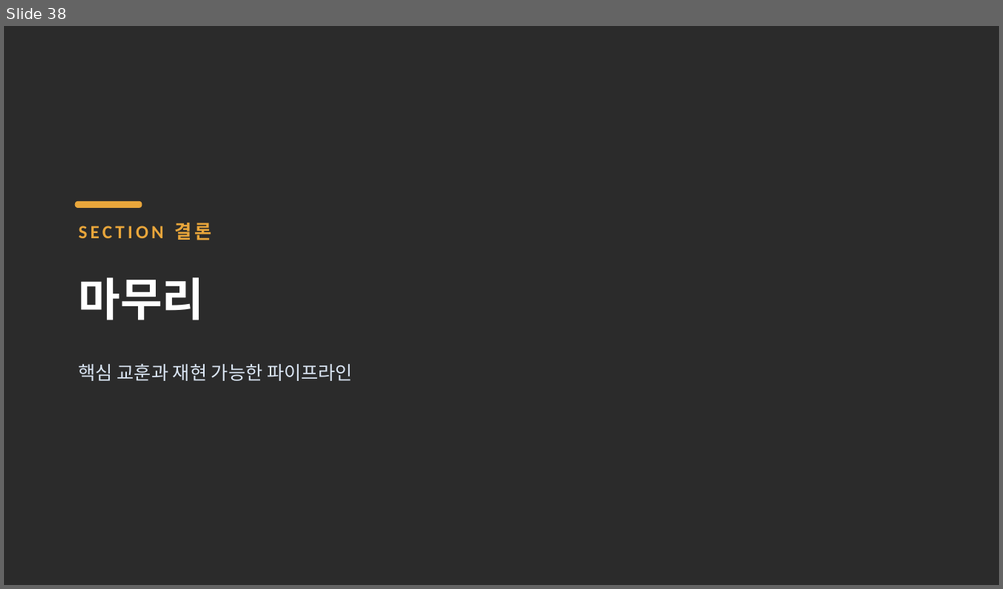
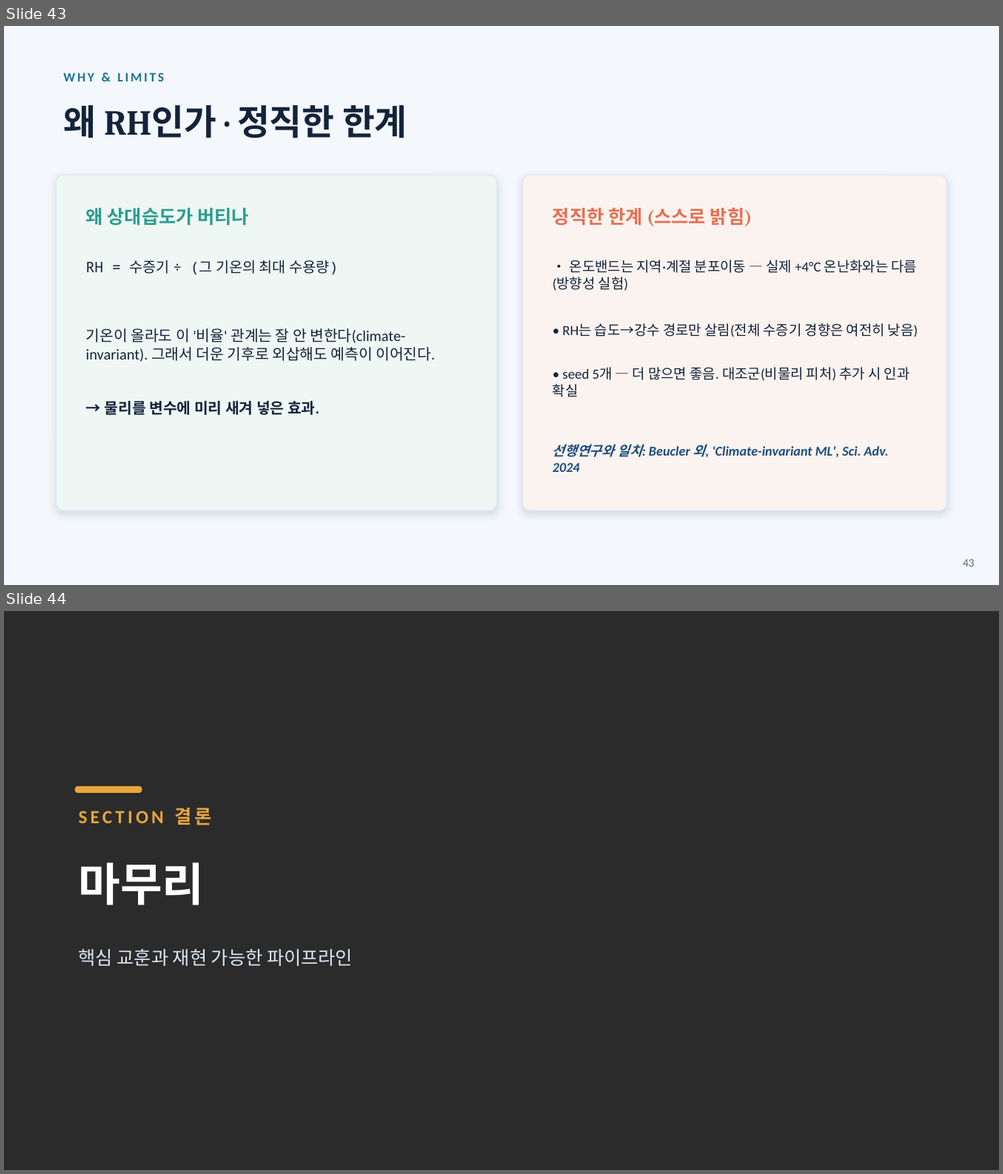
Before and after one commit to ohmycoding1/climsim, a slide deck: presentations/ClimSim_전처리분석.pptx. Shown one above the other, each under a label of ours: slide 38 before the commit, slides 43 and 44 after it. The pictures are 1003x589 and 1003x1174 pixels, drawn with LibreOffice and Linux fonts; fonts in the diff are those of the drawing; background and template pictures are left out; a plain dark background stands for a picture behind light text. Boxes give left, top, right and bottom in pixels: in the first picture for what was removed or moved away, otherwise in the second. Text is boxed around its words. In the diff, an @@ line names an element or a change of style, - is before the commit and + after.

```diff
--- a/presentations/ClimSim_전처리분석.pptx
+++ b/presentations/ClimSim_전처리분석.pptx
@@ slide 43 added at (x1=4, y1=26, x2=999, y2=585), background #F4F7FB @@
@@ text added at (x1=63, y1=73, x2=164, y2=82), 12.5 pt, text #1C7293, bold @@
+WHY & LIMITS
@@ text added at (x1=63, y1=105, x2=407, y2=138), 34 pt, text #13233A, bold @@
+왜 RH인가 · 정직한 한계
@@ rounded rectangle added at (x1=57, y1=175, x2=496, y2=511), fill #EFF7F4, outline #E2E9F1 1 pt @@
@@ rounded rectangle added at (x1=523, y1=175, x2=946, y2=511), fill #FBF3EF, outline #E2E9F1 1 pt @@
@@ text added at (x1=86, y1=208, x2=435, y2=415), 14.5 pt, text #13233A @@
+왜 상대습도가 버티나
+RH = 수증기 ÷ (그 기온의 최대 수용량)
+기온이 올라도 이 '비율' 관계는 잘 안 변한다(climate-invariant). 그래서 더운 기후로 외삽해도 예측이 이어진다.
+→ 물리를 변수에 미리 새겨 넣은 효과.
@@ text added at (x1=552, y1=207, x2=918, y2=472), 13.5 pt, text #13233A @@
+정직한 한계 (스스로 밝힘)
+• 온도밴드는 지역·계절 분포이동 — 실제 +4°C 온난화와는 다름(방향성 실험)
+• RH는 습도→강수 경로만 살림(전체 수증기 경향은 여전히 낮음)
+• seed 5개 — 더 많으면 좋음. 대조군(비물리 피처) 추가 시 인과 확실
+선행연구와 일치: Beucler 외, 'Climate-invariant ML', Sci. Adv. 2024
@@ text added at (x1=962, y1=560, x2=974, y2=567), 11 pt, text #5A6B7B @@
+43
@@ what was slide 38 is now slide 44 @@
```
Also in this commit, not shown: 2 slides changed, 5 other slides added.
